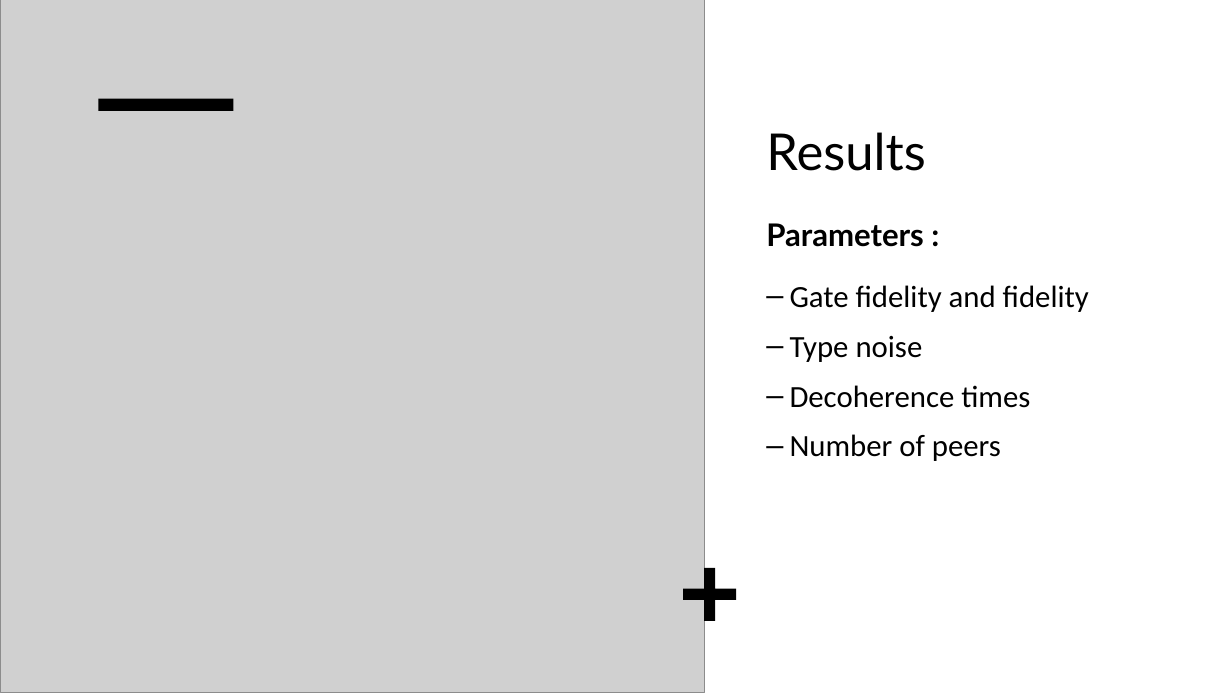
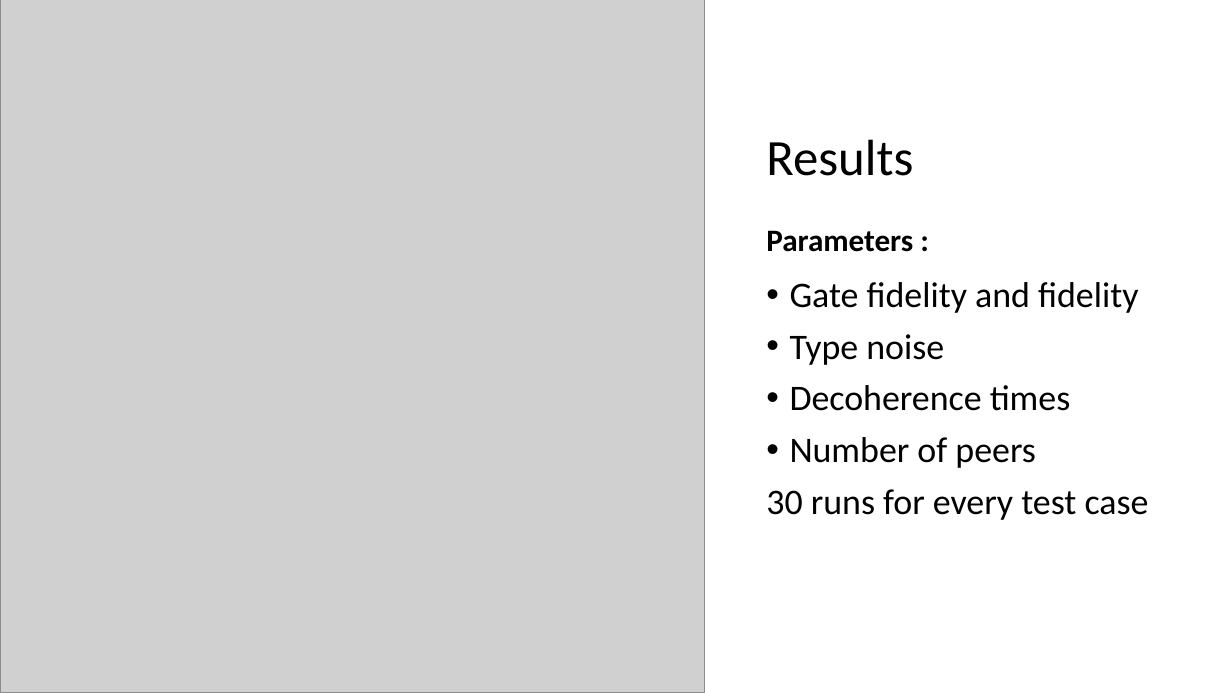
Before and after one commit to ado901/Quantum-Byzantine-Protocol, a slide deck: slide 9 of Fast Quantum Byzantine Agreement.pptx (slide 7 before the commit). Drawn at 1232x693 pixels with LibreOffice and Linux fonts; fonts in the diff are those of the drawing; grey boxes stand for pictures. Boxes give left, top, right and bottom in pixels: in the first picture for what was removed or moved away, otherwise in the second. Text is boxed around its words. In the diff, an @@ line names an element or a change of style, - is before the commit and + after.

```diff
--- a/Fast Quantum Byzantine Agreement.pptx
+++ b/Fast Quantum Byzantine Agreement.pptx
@@ rectangle removed at [0,0,1232,693] @@
@@ rectangle removed at [98,99,233,111] @@
@@ rectangle removed at [623,111,1186,693] @@
@@ title "Results Parameters :" at [766,139,913,252]: font Lato to Calibri; vertical alignment top to middle @@
@@ text at [790,282,1138,468]: size 24 to 28 pt in "Gate fidelity and fidelity", "Type noise", "Decoherence times", "Number of peers"; bullet – to •; line spacing 1 to 0.9 @@
@@ text at [766,489,1149,520]: paragraph added @@
+30 runs for every test case
@@ plus removed at [683,567,736,620] @@
```
Also in this commit, not shown: 8 other slides changed, 2 slides added, 1 other file.
